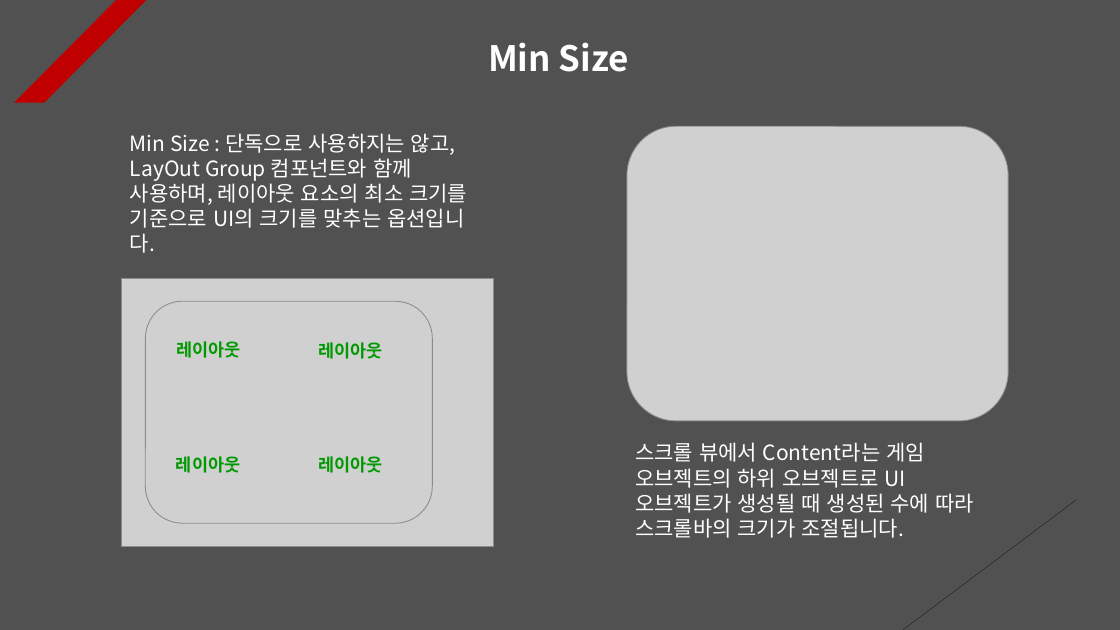
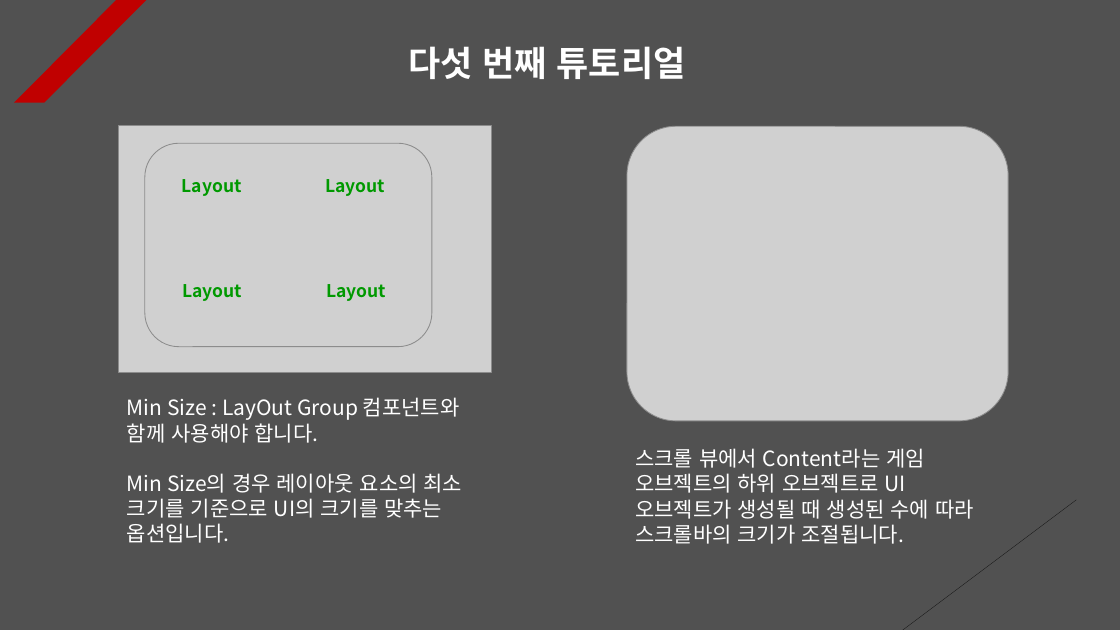
Before and after one commit to Unity2033/3D-UnityEngine, a slide deck: slide 5 of Assets/Class/Photon Server/PPT Data/Photon RPC.pptx (slide 6 before the commit). Drawn at 1120x630 pixels with LibreOffice and Linux fonts; fonts in the diff are those of the drawing; grey boxes stand for pictures. Boxes give left, top, right and bottom in pixels: in the first picture for what was removed or moved away, otherwise in the second. Text is boxed around its words. In the diff, an @@ line names an element or a change of style, - is before the commit and + after.

```diff
--- a/Assets/Class/Photon Server/PPT Data/Photon RPC.pptx
+++ b/Assets/Class/Photon Server/PPT Data/Photon RPC.pptx
@@ text at (408, 46, 686, 79): text changed @@
-Min Size
+다섯 번째 튜토리얼
@@ picture: place and size @@
-picture at (122, 278, 494, 546)
+picture at (118, 126, 491, 373)
@@ picture: place and size @@
-picture at (145, 302, 433, 523)
+picture at (145, 144, 432, 347)
@@ text added at (182, 179, 242, 196), 15 pt, text #009900, bold @@
+Layout
@@ text added at (325, 179, 385, 196), 15 pt, text #009900, bold @@
+Layout
@@ text added at (183, 284, 243, 301), 15 pt, text #009900, bold @@
+Layout
@@ text added at (326, 284, 386, 301), 15 pt, text #009900, bold @@
+Layout
@@ text removed at (176, 341, 240, 358) @@
-레이아웃
@@ text removed at (318, 342, 382, 359) @@
-레이아웃
@@ text at (127, 397, 463, 543): text changed @@
-Min Size : 단독으로 사용하지는 않고, LayOut Group 컴포넌트와 함께 사용하며, 레이아웃 요소의 최소 크기를 기준으로 UI의 크기를 맞추는 옵션입니다.
+Min Size : LayOut Group 컴포넌트와 함께 사용해야 합니다.
+Min Size의 경우 레이아웃 요소의 최소 크기를 기준으로 UI의 크기를 맞추는 옵션입니다.
@@ text "스크롤 뷰에서 Content라는 게임 오브젝트의 ...": place and size @@
-text "스크롤 뷰에서 Content라는 게임 오브젝트의 ..." at (635, 442, 974, 538)
+text "스크롤 뷰에서 Content라는 게임 오브젝트의 ..." at (635, 448, 974, 544)
@@ text removed at (176, 456, 240, 473) @@
-레이아웃
@@ text removed at (318, 456, 382, 473) @@
-레이아웃
```
Also in this commit, not shown: 8 other slides changed, 1 slide added, 2 other files.
